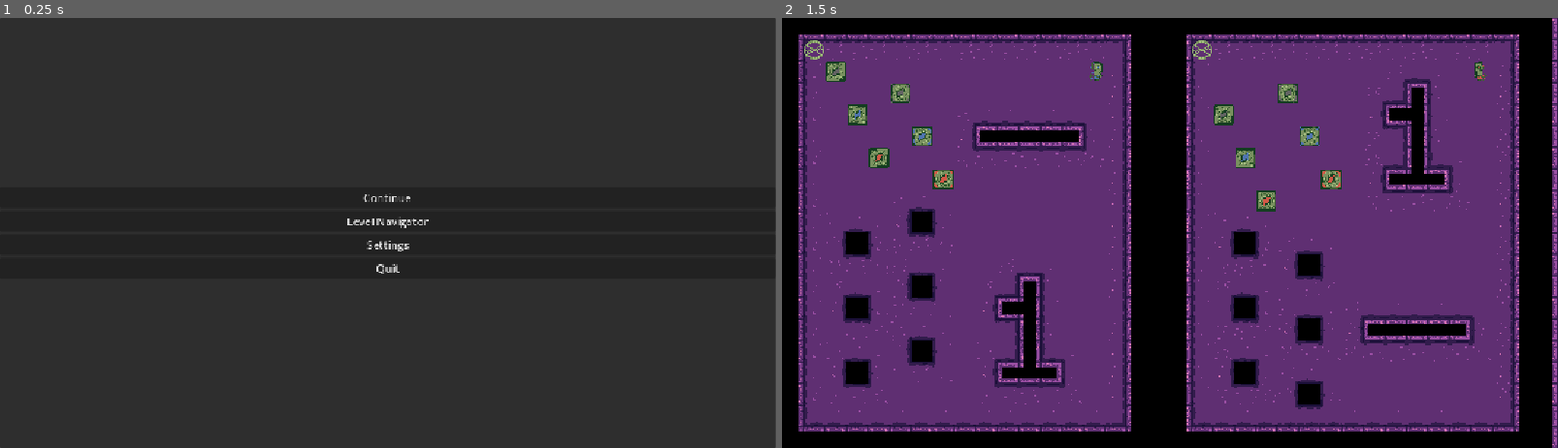
Above: before the commit, frames 1-2 (left to right).
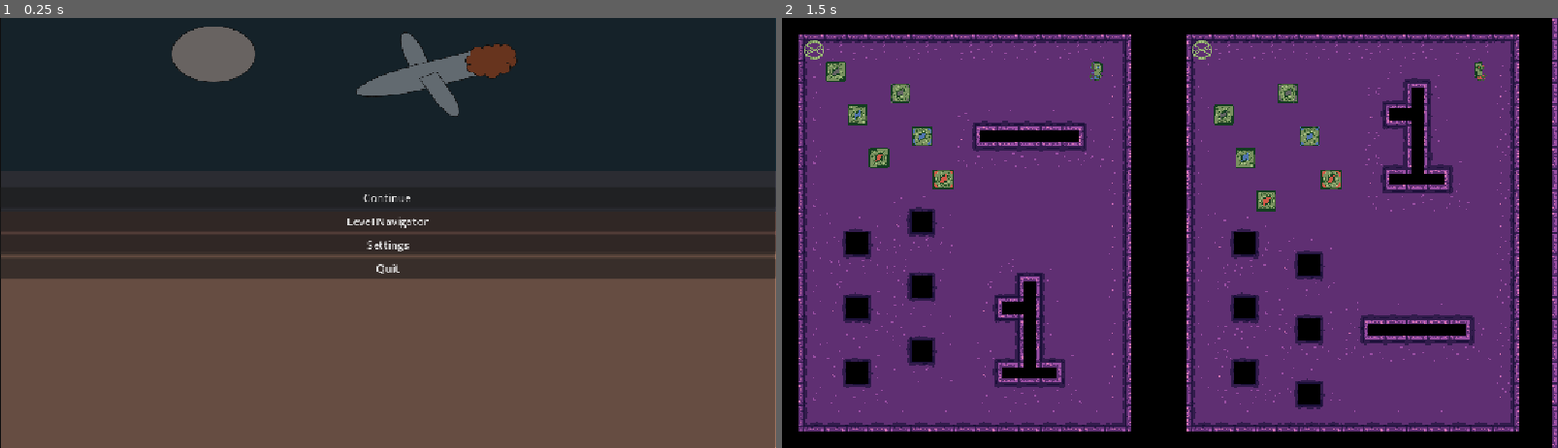
Above: after the commit, the same moments.

Repository: whitsettbe/kcol-f26-gamedevproj-cb
Game: Godot game, scene res://UI/scenes/main_menu.tscn
The game is run twice, just before and just after one commit, with the same random seed, the same clock (stepped at 60 frames per second) and the same inputs. This scene is started directly instead of the project's main scene.
Inputs:
- Up to frame 1 (0.25 s): no input
- Up to frame 2 (1.5 s): click "Continue" at 0.5 s; tap Enter at 1.25 s; hold D (L_right) from 1.28 s (still down); hold Shift (undo) from 1.28 s (still down)

The runs differ from the first frame. In frame 1, 77% of the frame differs, in the area x 0-100%, y 0-100%; in frame 2, nothing differs.

Commit message:
Set pause menu background.

Diff:
--- a/TornAsunder/UI/scenes/main_menu.tscn
+++ b/TornAsunder/UI/scenes/main_menu.tscn
@@ -2,6 +2,7 @@
 
 [ext_resource type="Script" uid="uid://b0gdogms6nhfh" path="res://UI/scripts/main_menu.gd" id="1_l6cm7"]
 [ext_resource type="PackedScene" uid="uid://cn3ph6jfq01xw" path="res://UI/scenes/layer_navigator.tscn" id="2_ekxnf"]
+[ext_resource type="Texture2D" uid="uid://d2j4wru802yse" path="res://Main Menu Concept Buttonless.png" id="2_eslsf"]
 [ext_resource type="PackedScene" uid="uid://bdox7jqnw8suf" path="res://UI/scenes/settings.tscn" id="3_bqqt6"]
 
 [sub_resource type="GDScript" id="GDScript_bqqt6"]
@@ -20,6 +21,12 @@
 
 [node name="Main Menu" type="Node2D" unique_id=341045344]
 script = ExtResource("1_l6cm7")
+
+[node name="TextureRect" type="TextureRect" parent="." unique_id=687194478]
+offset_right = 1152.0
+offset_bottom = 640.0
+texture = ExtResource("2_eslsf")
+expand_mode = 1
 
 [node name="PanelContainer" type="PanelContainer" parent="." unique_id=1725492098]
 offset_right = 1152.0
